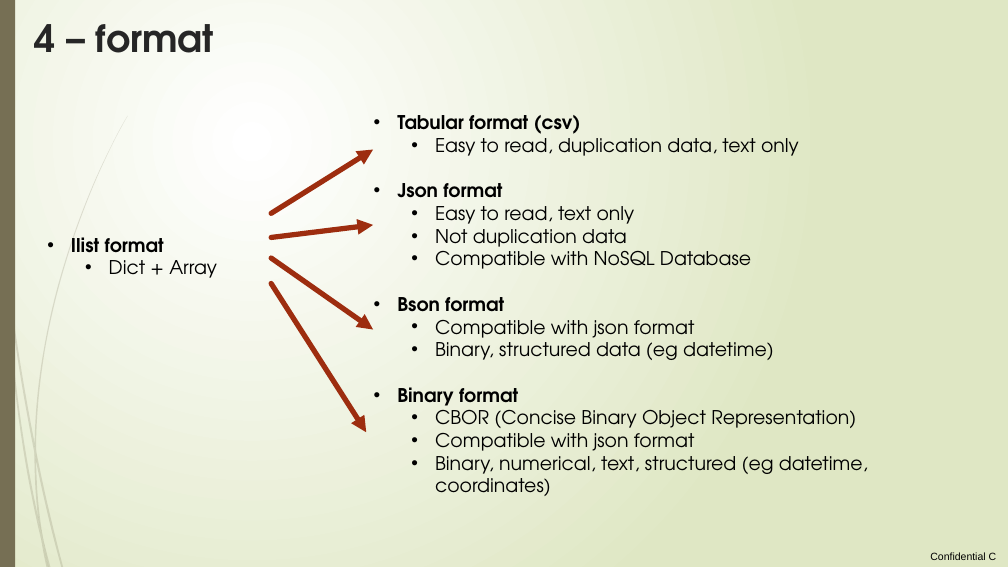
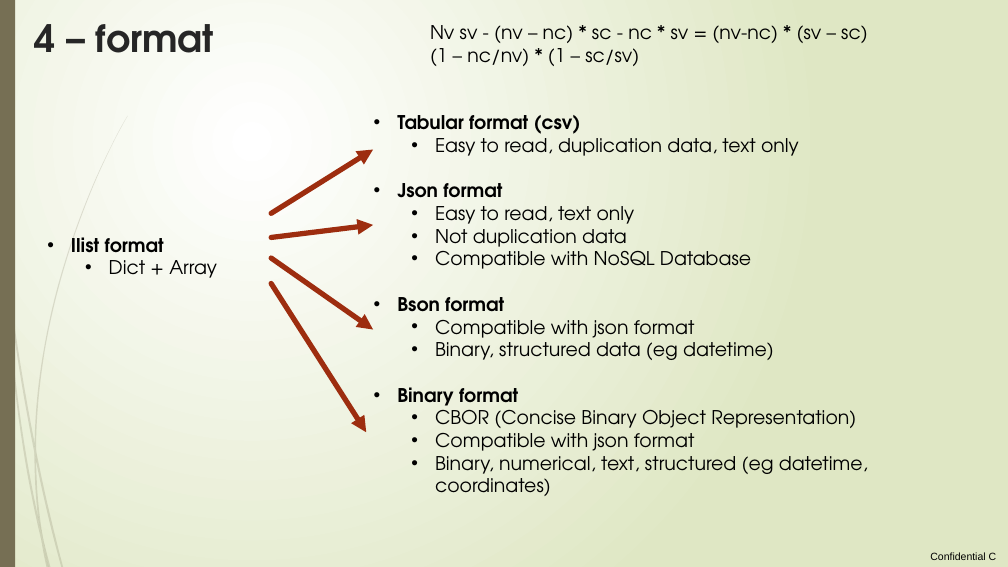
Before and after one commit to loco-philippe/Environmental-Sensing, a slide deck: slide 28 of documentation/ilist_technical.pptx (slide 18 before the commit). Drawn at 1008x567 pixels with LibreOffice and Linux fonts; fonts in the diff are those of the drawing. Boxes give left, top, right and bottom in pixels: in the first picture for what was removed or moved away, otherwise in the second. Text is boxed around its words. In the diff, an @@ line names an element or a change of style, - is before the commit and + after.

```diff
--- a/documentation/ilist_technical.pptx
+++ b/documentation/ilist_technical.pptx
@@ text added at bbox=[430, 25, 867, 66], 18 pt, text #000000 @@
+Nv sv - (nv – nc) * sc - nc * sv = (nv-nc) * (sv – sc)
+(1 – nc/nv) * (1 – sc/sv)
```
Also in this commit, not shown: 14 other slides changed, 12 slides added, 3 slides removed, 21 other files.
